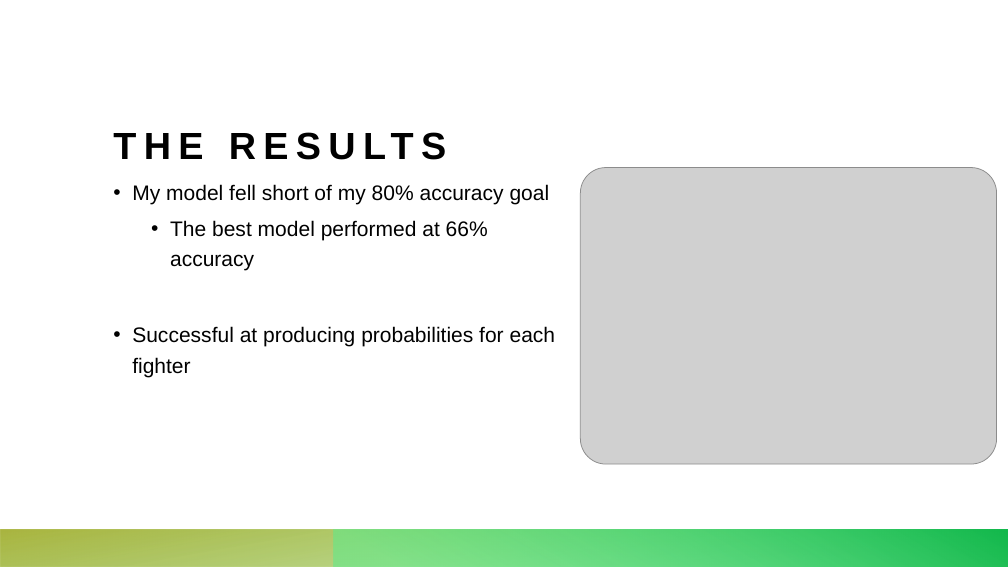
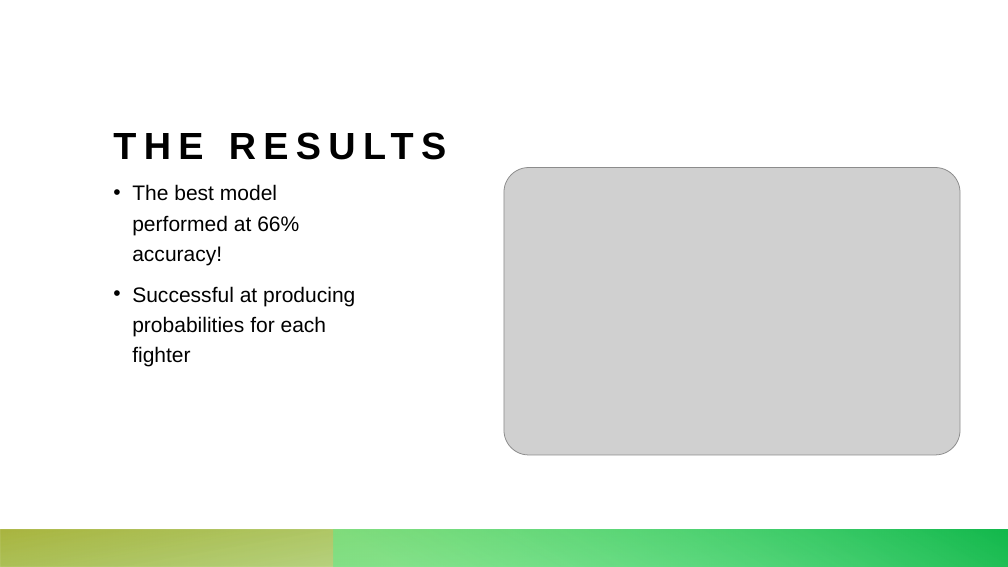
Before and after one commit to dfuller22/UFC_Fight_Predictor, a slide deck: slide 6 of Mod3.2_Proj_Exec.pptx. Drawn at 1008x567 pixels with LibreOffice and Linux fonts; fonts in the diff are those of the drawing; grey boxes stand for pictures. Boxes give left, top, right and bottom in pixels: in the first picture for what was removed or moved away, otherwise in the second. Text is boxed around its words. In the diff, an @@ line names an element or a change of style, - is before the commit and + after.

```diff
--- a/Mod3.2_Proj_Exec.pptx
+++ b/Mod3.2_Proj_Exec.pptx
@@ picture: place and size @@
-picture at [581, 168, 997, 464]
+picture at [504, 168, 960, 455]
@@ text at [132, 184, 299, 265]: text changed @@
-• My model fell short of my 80% accuracy goal
-  • The best model performed at 66% accuracy
+• The best model performed at 66% accuracy!
```
Also in this commit, not shown: 5 other slides changed, 1 slide added, 2 other files.
